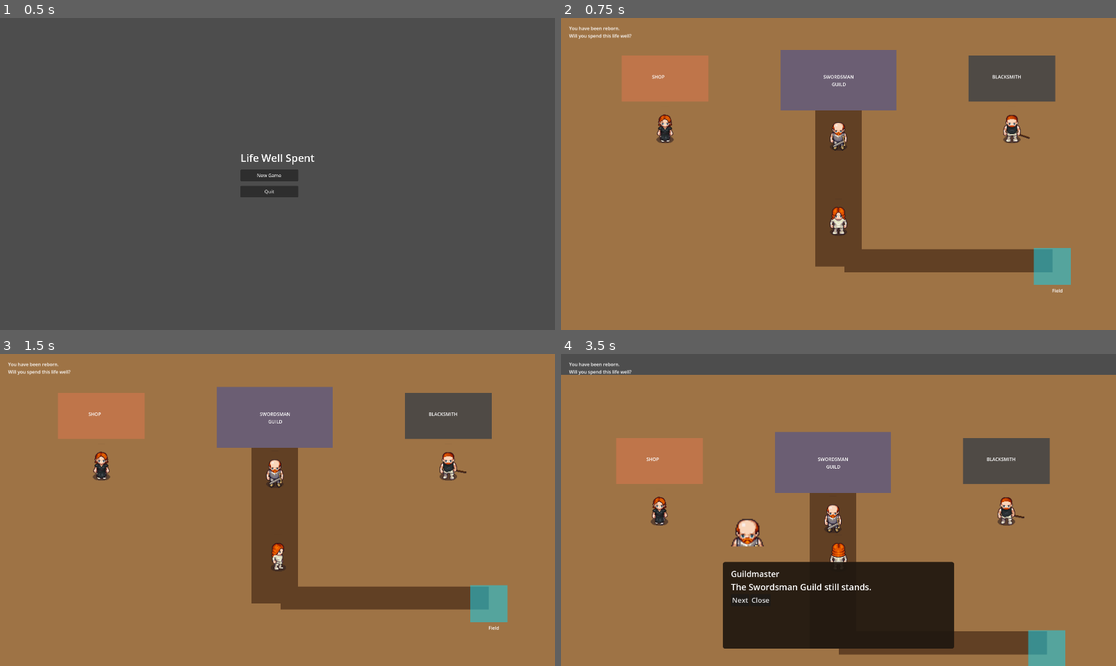
Above: before the commit, frames 1-4 (two rows, left to right).
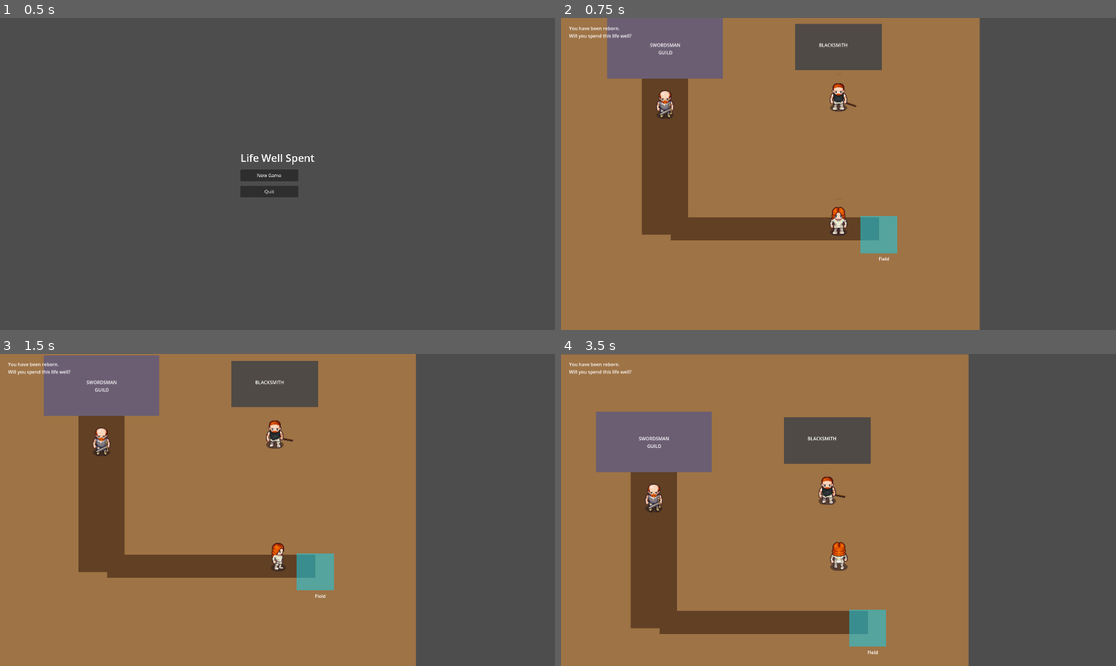
Above: after the commit, the same moments.

Repository: rajahafify/life-well-spent
Game: Godot game, scene res://scenes/main_menu.tscn
The game is run twice, just before and just after one commit, with the same random seed, the same clock (stepped at 60 frames per second) and the same inputs.
Inputs (mouse positions are in pixels of both pictures, inside the frame that each line leads up to):
- Up to frame 1 (0.5 s): no input
- Up to frame 2 (0.75 s): click "New Game" at 0.5 s
- Up to frame 3 (1.5 s): tap Enter at 1.25 s; move the mouse to (399, 494) at 1.27 s; click (399, 494) at 1.42 s
- Up to frame 4 (3.5 s): move the mouse to (727, 525) at 2.02 s; click (727, 525) at 2.17 s; move the mouse to (894, 441) at 2.77 s; click (894, 441) at 2.92 s

Frame 1 is identical in both runs. In frame 2, 44% of the frame differs, in the area x 8-100%, y 0-100%; in frame 3, 45%; in frame 4, 56%, in the area x 0-100%, y 0-100%.

Commit message:
refactor(gateway): add named spawn points

Diff:
--- a/scenes/field.tscn
+++ b/scenes/field.tscn
@@ -89,8 +89,16 @@
 offset_bottom = 475.0
 color = Color(0.24, 0.60, 0.18, 1)
 
+[node name="SpawnPoints" type="Node2D" parent="."]
+
+[node name="FromTownGateway" type="Marker2D" parent="SpawnPoints"]
+position = Vector2(330, 790)
+
+[node name="Default" type="Marker2D" parent="SpawnPoints"]
+position = Vector2(330, 790)
+
 [node name="Player" parent="." instance=ExtResource("2_player")]
-position = Vector2(620, 790)
+position = Vector2(330, 790)
 scale = Vector2(2, 2)
 
 [node name="TownGateway" type="Area2D" parent="."]
--- a/scenes/town_scene.tscn
+++ b/scenes/town_scene.tscn
@@ -105,8 +105,16 @@
 offset_bottom = 90.0
 text = "BLACKSMITH"
 
+[node name="SpawnPoints" type="Node2D" parent="."]
+
+[node name="FromFieldGateway" type="Marker2D" parent="SpawnPoints"]
+position = Vector2(1560, 760)
+
+[node name="Default" type="Marker2D" parent="SpawnPoints"]
+position = Vector2(1560, 760)
+
 [node name="Player" parent="." instance=ExtResource("2_player")]
-position = Vector2(960, 650)
+position = Vector2(1560, 760)
 scale = Vector2(2, 2)
 
 [node name="Shopkeeper" parent="." instance=ExtResource("3_npc")]
--- a/scripts/models/gateway_definition.gd
+++ b/scripts/models/gateway_definition.gd
@@ -40,7 +40,7 @@
 	gateway.source_map = "town"
 	gateway.target_map = "field"
 	gateway.target_scene_path = "res://scenes/field.tscn"
-	gateway.target_spawn_id = "field_spawn"
+	gateway.target_spawn_id = "from_town_gateway"
 	return gateway
 
 
@@ -51,7 +51,7 @@
 	gateway.source_map = "field"
 	gateway.target_map = "town"
 	gateway.target_scene_path = "res://scenes/town_scene.tscn"
-	gateway.target_spawn_id = "town_spawn"
+	gateway.target_spawn_id = "from_field_gateway"
 	return gateway
 
 
@@ -62,7 +62,7 @@
 	gateway.source_map = "field"
 	gateway.target_map = "forest"
 	gateway.target_scene_path = "res://scenes/forest.tscn"
-	gateway.target_spawn_id = "forest_spawn"
+	gateway.target_spawn_id = "from_field_gateway"
 	gateway.is_locked = true
 	gateway.unlock_conditions = {"swordsman_certified": true}
 	gateway.blocked_dialog_id = "forest_guard_warning"
--- a/tests/specs/field_scene_test.gd
+++ b/tests/specs/field_scene_test.gd
@@ -47,9 +47,16 @@
 func test_field_has_player_camera_gateways_and_objective() -> void:
 	if root == null:
 		return
-	assert_not_null(root.get_node_or_null("Player"), "Field should have Player")
+	var player := root.get_node_or_null("Player") as Node2D
+	var town_gateway := root.get_node_or_null("TownGateway") as Node2D
+	assert_not_null(player, "Field should have Player")
 	assert_not_null(root.get_node_or_null("Camera2D"), "Field should have Camera2D")
-	assert_not_null(root.get_node_or_null("TownGateway"), "Field should have Town Gateway")
+	assert_not_null(town_gateway, "Field should have Town Gateway")
+	var spawn := root.get_node_or_null("SpawnPoints/FromTownGateway") as Marker2D
+	assert_not_null(spawn, "Field should have named spawn point for Town gateway arrivals")
+	if player and town_gateway and spawn:
+		assert_eq(spawn.global_position, player.global_position)
+		assert_true(spawn.global_position.distance_to(town_gateway.global_position) <= 180.0, "Field spawn should sit close to Town portal")
 	assert_not_null(root.get_node_or_null("ForestGateway"), "Field should have Forest Gateway")
 	assert_not_null(root.get_node_or_null("ForestBlocker"), "Field should have Forest Blocker")
 	var objective := root.get_node_or_null("UI/ObjectivePrompt") as Label
--- a/tests/specs/gateway_system_test.gd
+++ b/tests/specs/gateway_system_test.gd
@@ -48,6 +48,15 @@
 	assert_eq({}, gateway.transfer_target({}))
 
 
+func test_prototype_gateways_name_target_spawn_points() -> void:
+	var script := _gateway_script()
+	if script == null:
+		return
+	assert_eq("from_town_gateway", script.town_to_field().target_spawn_id)
+	assert_eq("from_field_gateway", script.field_to_town().target_spawn_id)
+	assert_eq("from_field_gateway", script.field_to_forest_locked().target_spawn_id)
+
+
 func test_unlock_conditions_open_locked_gateway_when_met() -> void:
 	var script := _gateway_script()
 	if script == null:
--- a/tests/specs/town_prototype_test.gd
+++ b/tests/specs/town_prototype_test.gd
@@ -86,8 +86,15 @@
 	var root := _instantiate_town()
 	if root == null:
 		return
-	assert_not_null(root.get_node_or_null("Player"), "Town should have Player")
+	var player := root.get_node_or_null("Player") as Node2D
+	var field_gateway := root.get_node_or_null("FieldGateway") as Node2D
+	assert_not_null(player, "Town should have Player")
 	assert_not_null(root.get_node_or_null("Camera2D"), "Town should have Camera2D")
+	var spawn := root.get_node_or_null("SpawnPoints/FromFieldGateway") as Marker2D
+	assert_not_null(spawn, "Town should have named spawn point for Field gateway arrivals")
+	if player and field_gateway and spawn:
+		assert_eq(spawn.global_position, player.global_position)
+		assert_true(spawn.global_position.distance_to(field_gateway.global_position) <= 220.0, "Town spawn should sit close to Field gateway")
 	root.free()
 
 
Not shown, changed: llm-wiki/architecture/gateway-definition.md
Not shown, changed: llm-wiki/index.md
Not shown, changed: llm-wiki/log.md
Not shown, changed: llm-wiki/scenes/field.md
Not shown, changed: llm-wiki/scenes/town-hub.md
